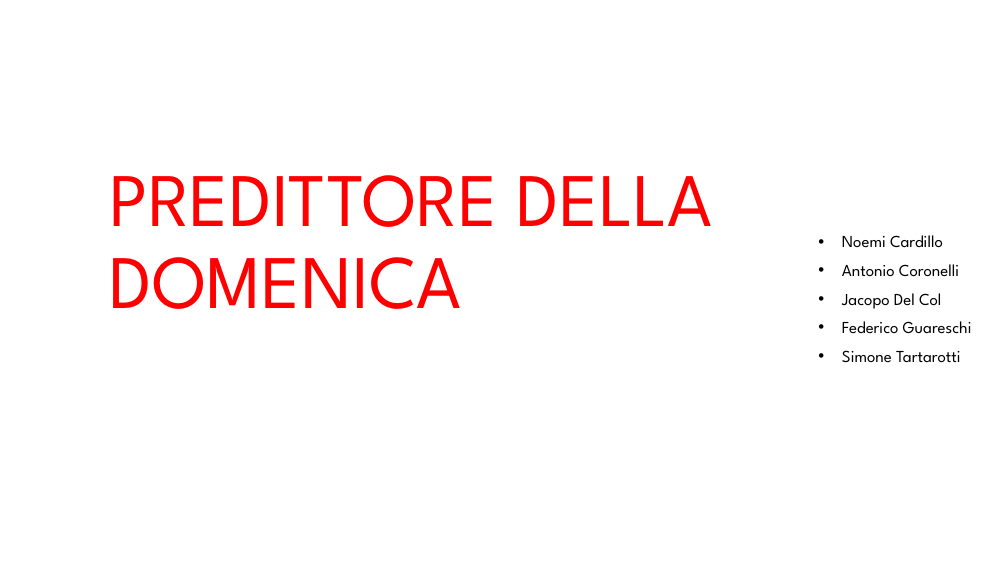
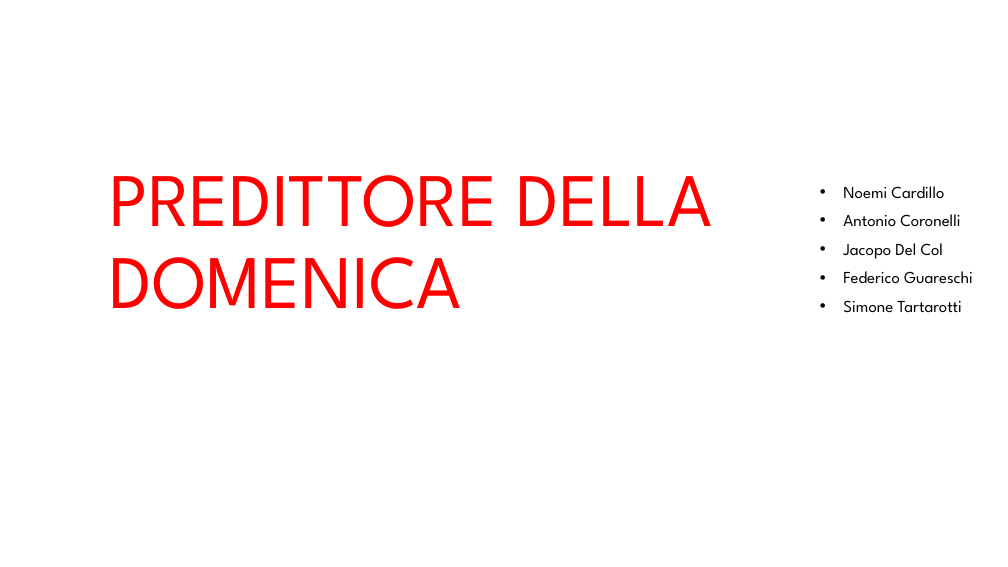
Before and after one commit to arrostini/predittoreDomeniche, a slide deck: slide 1 of progettomatlabfine (1).pptx. Drawn at 1008x567 pixels with LibreOffice and Linux fonts; fonts in the diff are those of the drawing; background and template pictures are left out. Boxes give left, top, right and bottom in pixels: in the first picture for what was removed or moved away, otherwise in the second. Text is boxed around its words. In the diff, an @@ line names an element or a change of style, - is before the commit and + after.

```diff
--- a/progettomatlabfine (1).pptx
+++ b/progettomatlabfine (1).pptx
@@ text "Noemi Cardillo": place and size @@
-text "Noemi Cardillo" at box(842, 235, 972, 363)
+text "Noemi Cardillo" at box(843, 186, 973, 313)
```
Also in this commit, not shown: 13 other slides changed.
